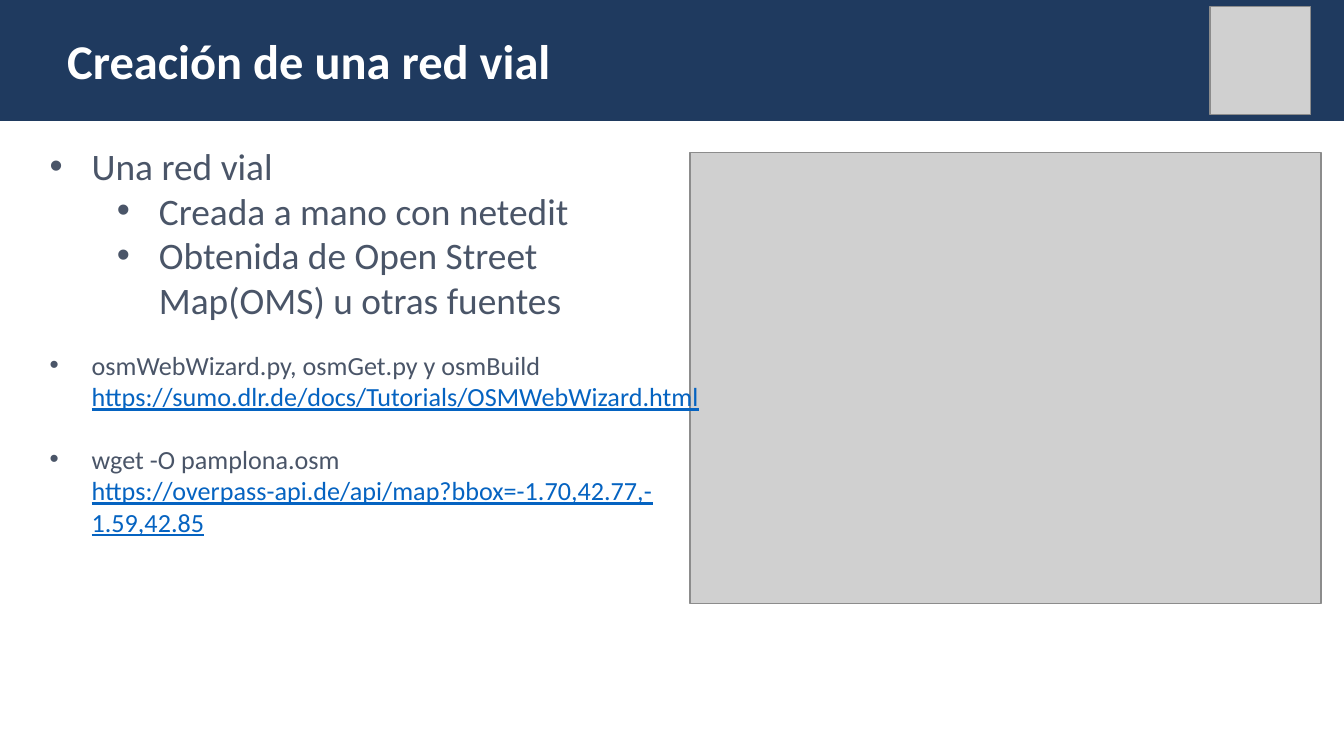
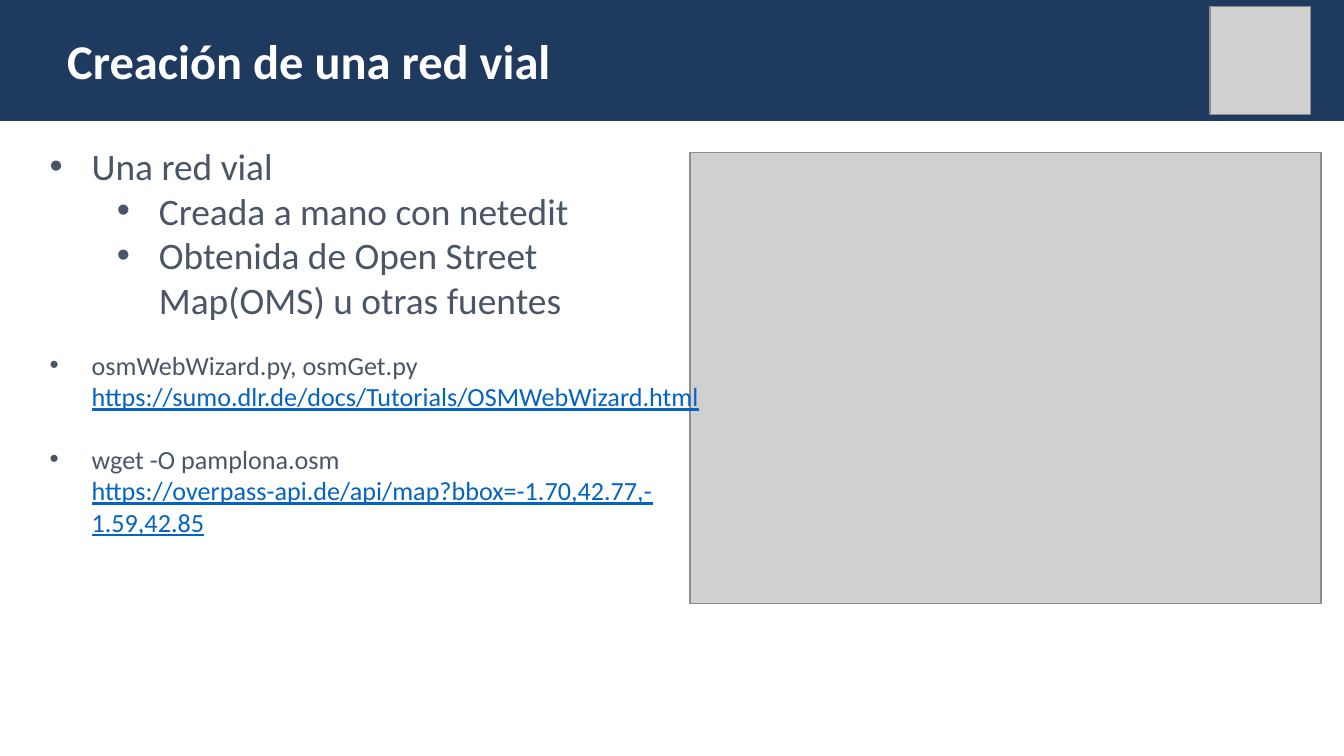
Before and after one commit to owsei/SUMO_presentacion, a slide deck: slide 11 of Presentacion_SUMO.pptx (slide 10 before the commit). Drawn at 1344x756 pixels with LibreOffice and Linux fonts; fonts in the diff are those of the drawing; grey boxes stand for pictures. Boxes give left, top, right and bottom in pixels: in the first picture for what was removed or moved away, otherwise in the second. Text is boxed around its words. In the diff, an @@ line names an element or a change of style, - is before the commit and + after.

```diff
--- a/Presentacion_SUMO.pptx
+++ b/Presentacion_SUMO.pptx
@@ text at bbox=[92, 357, 699, 413]: text changed @@
-• osmWebWizard.py, osmGet.py y osmBuild https://sumo.dlr.de/docs/Tutorials/OSMWebWizard.html
+• osmWebWizard.py, osmGet.py https://sumo.dlr.de/docs/Tutorials/OSMWebWizard.html
```
Also in this commit, not shown: 9 other slides changed, 2 slides added, 1 slide removed.
